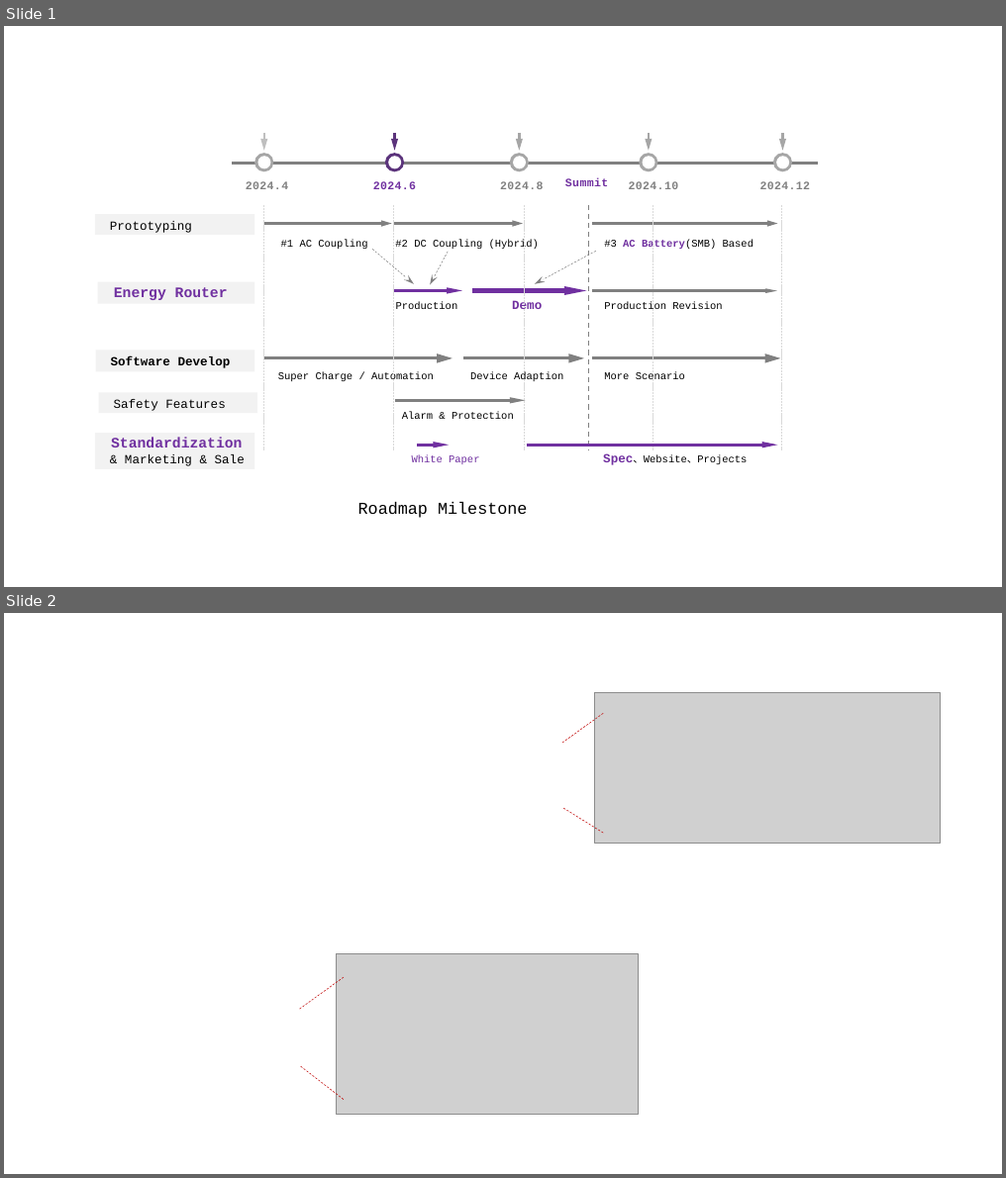
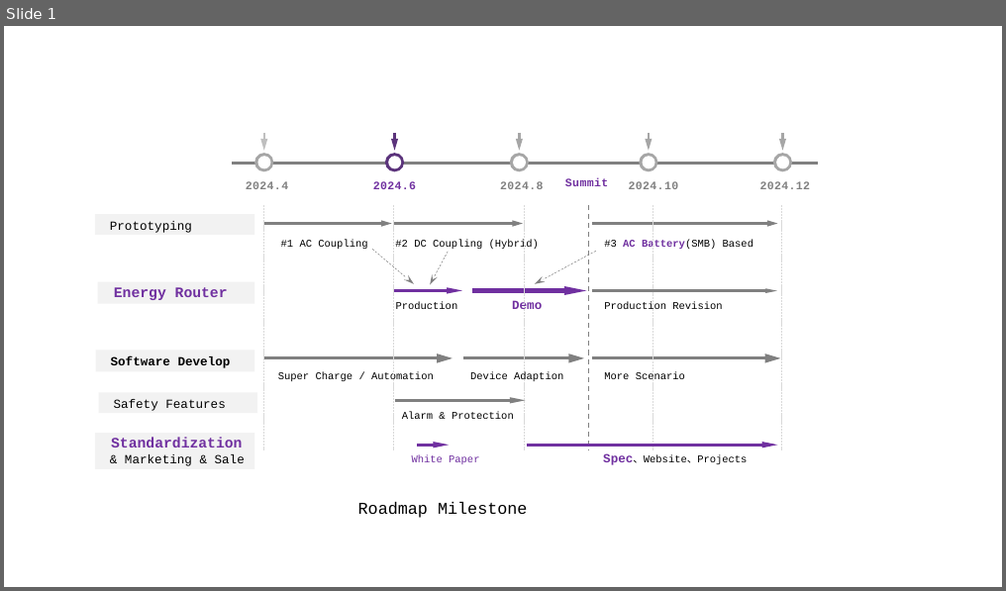
Before and after one commit to open-renewable-energy-systems/ores, a slide deck: Reference_Implementation/images/energy_route_roadmap_milestone.pptx. Shown one above the other, each under a label of ours: slides 1 and 2 before the commit, slide 1 after it. The pictures are 1006x1178 and 1006x591 pixels, drawn with LibreOffice and Linux fonts; fonts in the diff are those of the drawing; grey boxes stand for pictures; background and template pictures are left out. Boxes give left, top, right and bottom in pixels: in the first picture for what was removed or moved away, otherwise in the second. Text is boxed around its words. In the diff, an @@ line names an element or a change of style, - is before the commit and + after.

```diff
--- a/Reference_Implementation/images/energy_route_roadmap_milestone.pptx
+++ b/Reference_Implementation/images/energy_route_roadmap_milestone.pptx
@@ slide 2 removed at (4, 613, 1002, 1174), background picture (left out) @@
@@ picture removed at (595, 692, 940, 843) @@
@@ line removed from (604, 713) to (562, 743) @@
@@ line removed from (604, 833) to (564, 808) @@
@@ picture removed at (336, 954, 638, 1114) @@
@@ line removed from (344, 977) to (298, 1010) @@
@@ line removed from (344, 1100) to (300, 1065) @@
```
Also in this commit, not shown: 1 other file.
